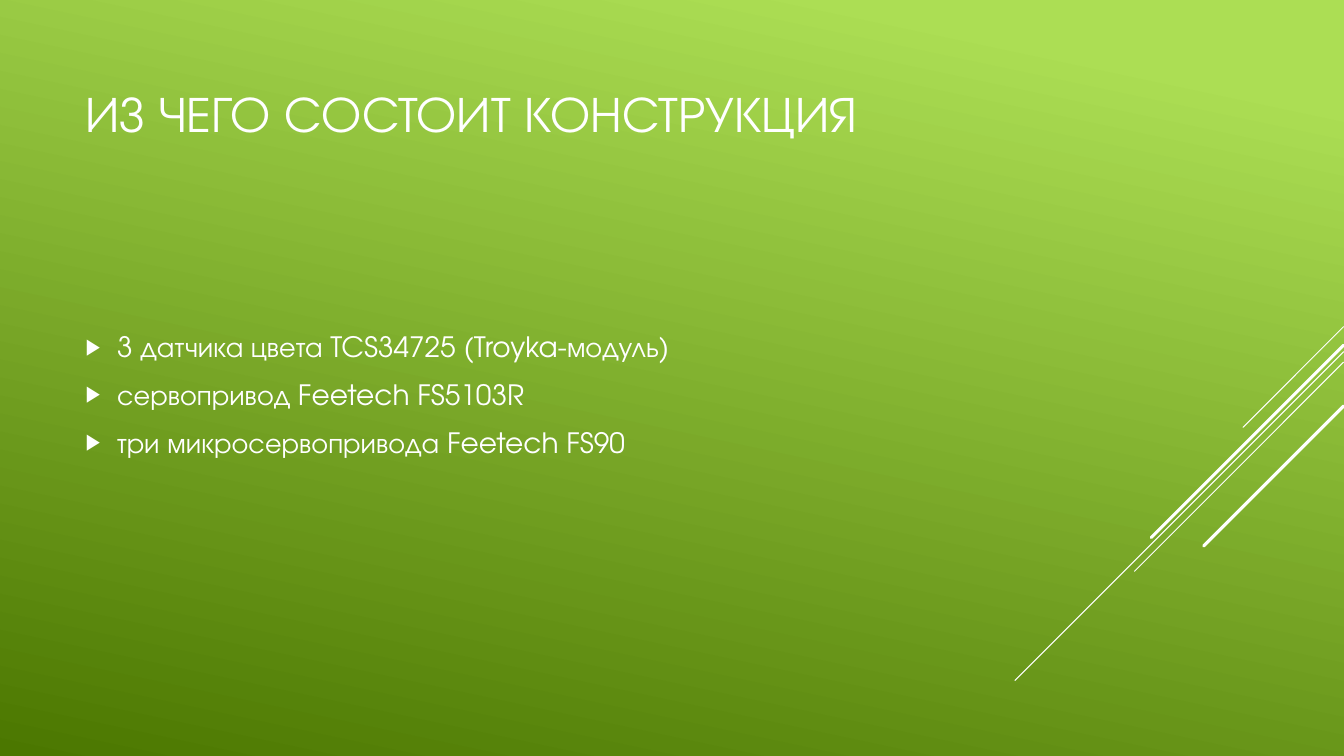
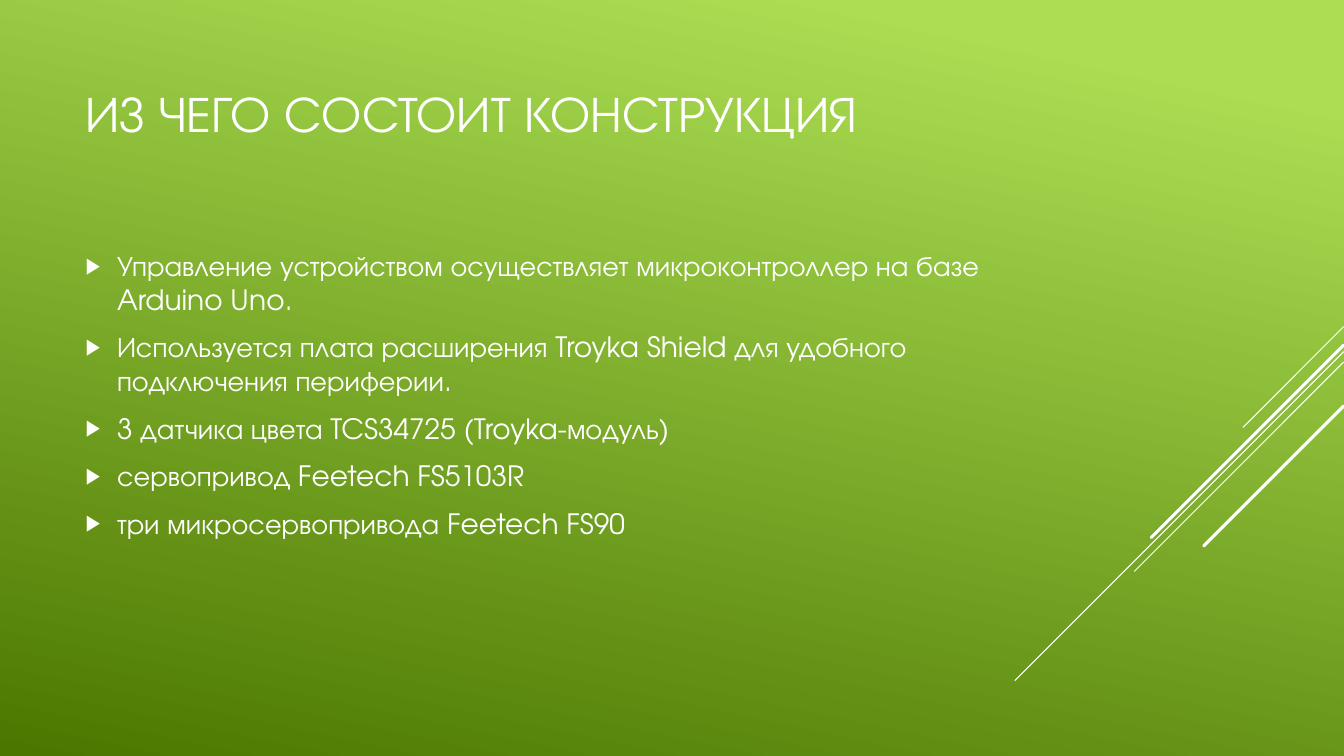
Before and after one commit to IlyaMazaev/vseros_2021_arduino_project, a slide deck: slide 7 of Tictactoe_presentation.pptx (slide 6 before the commit). Drawn at 1344x756 pixels with LibreOffice and Linux fonts; fonts in the diff are those of the drawing. Boxes give left, top, right and bottom in pixels: in the first picture for what was removed or moved away, otherwise in the second. Text is boxed around its words. In the diff, an @@ line names an element or a change of style, - is before the commit and + after.

```diff
--- a/Tictactoe_presentation.pptx
+++ b/Tictactoe_presentation.pptx
@@ text at (117,257,979,396): paragraphs added @@
+▶ Управление устройством осуществляет микроконтроллер на базе Arduino Uno.
+▶ Используется плата расширения Troyka Shield для удобного подключения периферии.
```
Also in this commit, not shown: 2 slides added, 1 other file.
